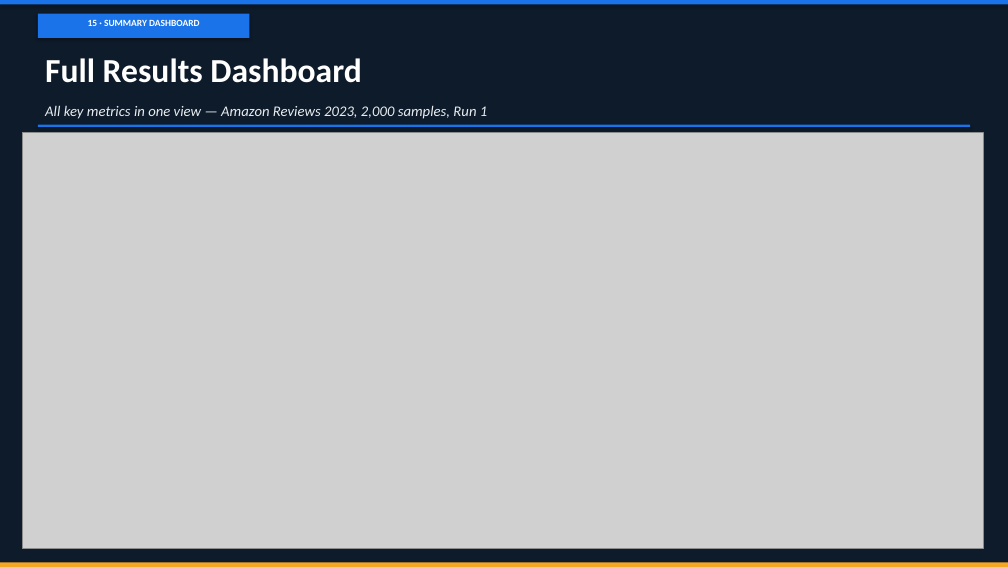
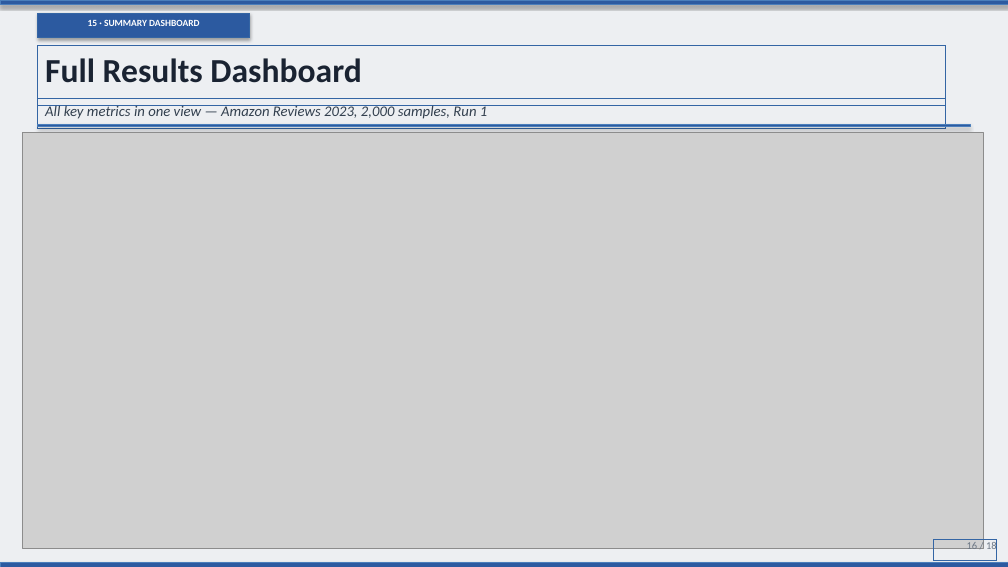
Before and after one commit to kvarun314/pes-mtech-project, a slide deck: slide 16 of Agentic_LLaMA3_Presentation_v3.pptx. Drawn at 1008x567 pixels with LibreOffice and Linux fonts; fonts in the diff are those of the drawing; grey boxes stand for pictures. Boxes give left, top, right and bottom in pixels: in the first picture for what was removed or moved away, otherwise in the second. Text is boxed around its words. In the diff, an @@ line names an element or a change of style, - is before the commit and + after.

```diff
--- a/Agentic_LLaMA3_Presentation_v3.pptx
+++ b/Agentic_LLaMA3_Presentation_v3.pptx
@@ background #0D1B2A to #EDEFF2 @@
@@ text "Full Results Dashboard" at (45, 58, 361, 83): text colour #FFFFFF to #1A2332 @@
@@ text "All key metrics in one ..." at (45, 105, 487, 119): text colour #E8ECF0 to #33404F @@
@@ fill #1A73E8 to #2C5AA0 in 3 elements at (0, 0, 1008, 5), (38, 14, 250, 38), (38, 125, 970, 127) @@
@@ rectangle at (0, 563, 1008, 567): fill #F5A623 to #2C5AA0 @@
@@ text added at (967, 541, 997, 553), 10 pt, text #6B7684 @@
+16 / 18
```
Also in this commit, not shown: 17 other slides changed, 10 other files.
